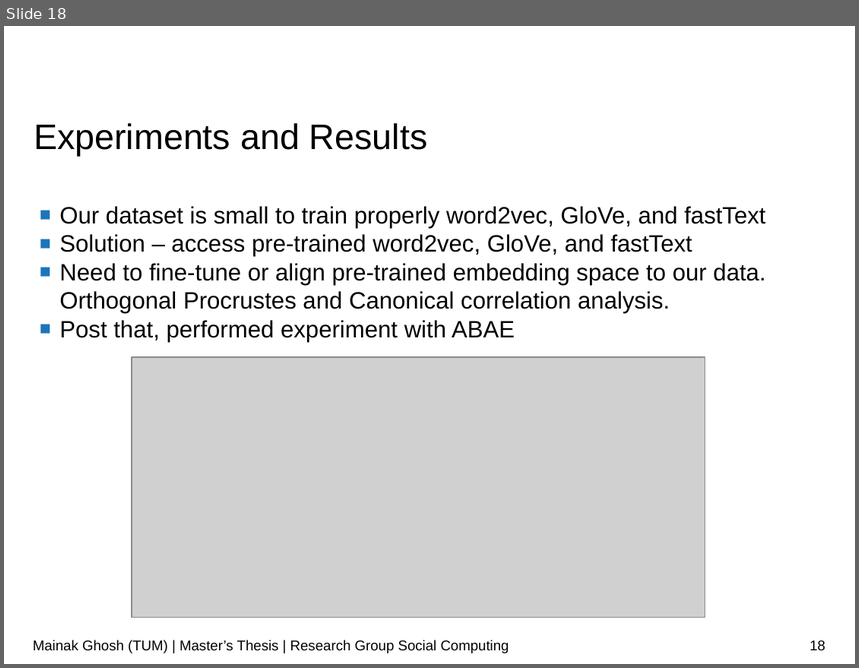
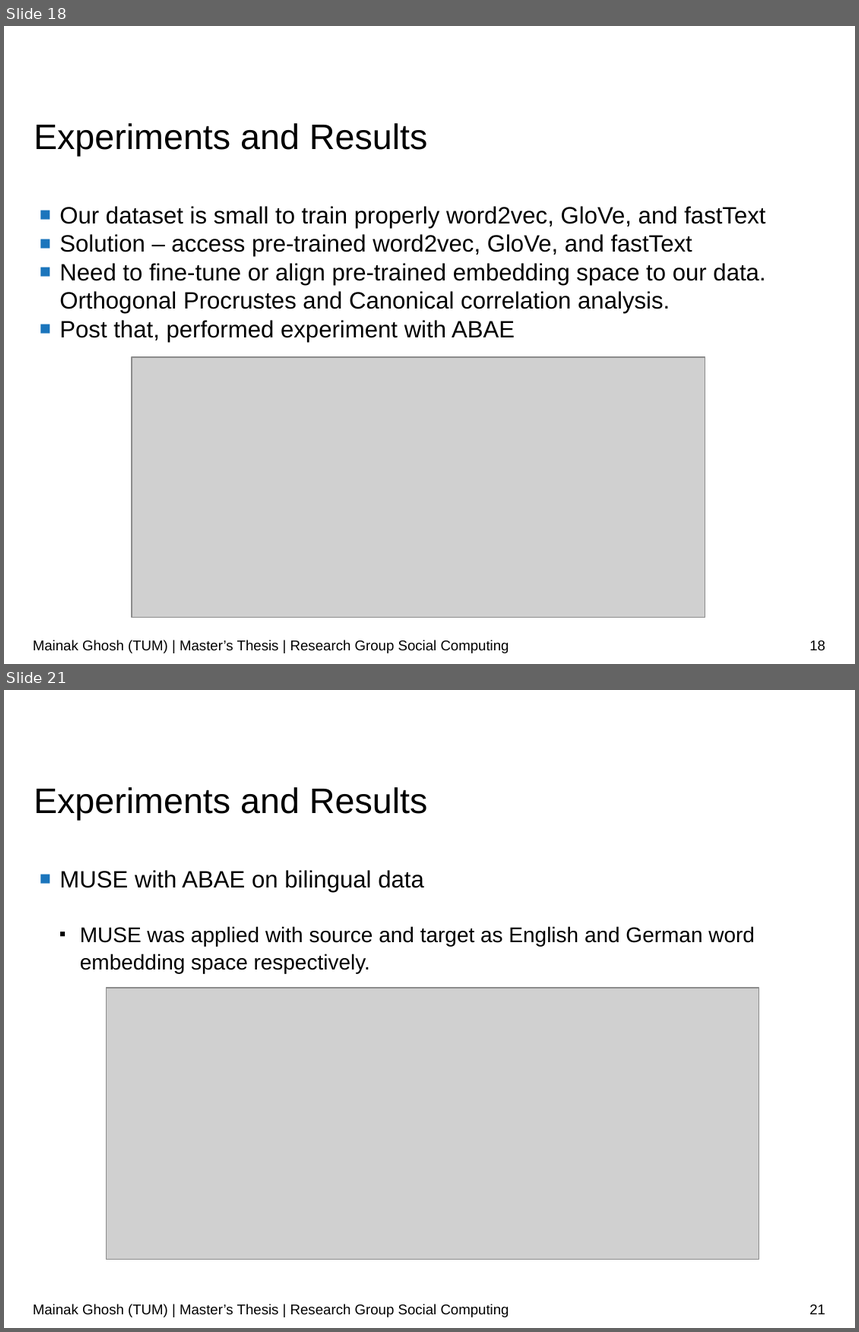
Before and after one commit to ghoshmainak/mainak-master-thesis, a slide deck: report/thesis-ppt.odp. Shown one above the other, each under a label of ours: slide 18 before the commit, slides 18 and 21 after it; the slides between them are not shown. The pictures are 859x668 and 859x1332 pixels, drawn with LibreOffice and Linux fonts; fonts in the diff are those of the drawing; grey boxes stand for pictures; background and template pictures are left out. Boxes give left, top, right and bottom in pixels: in the first picture for what was removed or moved away, otherwise in the second. Text is boxed around its words. In the diff, an @@ line names an element or a change of style, - is before the commit and + after.

```diff
--- a/report/thesis-ppt.odp
+++ b/report/thesis-ppt.odp
@@ slide 21 added at (x1=4, y1=690, x2=855, y2=1328), background #FFFFFF @@
@@ title added at (x1=34, y1=787, x2=427, y2=820), 30 pt, text #000000 @@
+Experiments and Results
@@ text added at (x1=59, y1=870, x2=755, y2=974), 18 pt, text #000000 @@
+■ MUSE with ABAE on bilingual data
+  ■ MUSE was applied with source and target as English and German word embedding space respectively.
@@ picture added at (x1=106, y1=988, x2=759, y2=1259) @@
@@ text added at (x1=33, y1=1304, x2=509, y2=1318), 12 pt, text #000000 @@
+Mainak Ghosh (TUM) | Master’s Thesis | Research Group Social Computing
@@ page number added at (x1=810, y1=1305, x2=826, y2=1315), 12 pt, text #000000 @@
+21
```
Also in this commit, not shown: 8 other slides added, 16 slides removed, 1 other file.
